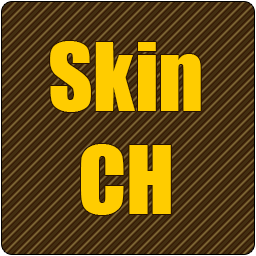
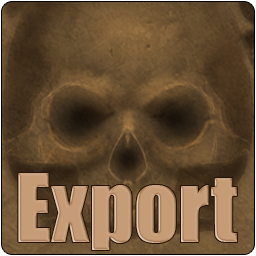
Layer changes from the first 256×256 image to the second:
renamed "Skin CH" to "Export", painted on it over [18, 41, 237, 250]
added layer "Слой 1" above "Layer 2" over [2, 2, 254, 254]
painted on "Rounded Rectangle 1" over [2, 2, 254, 254]
